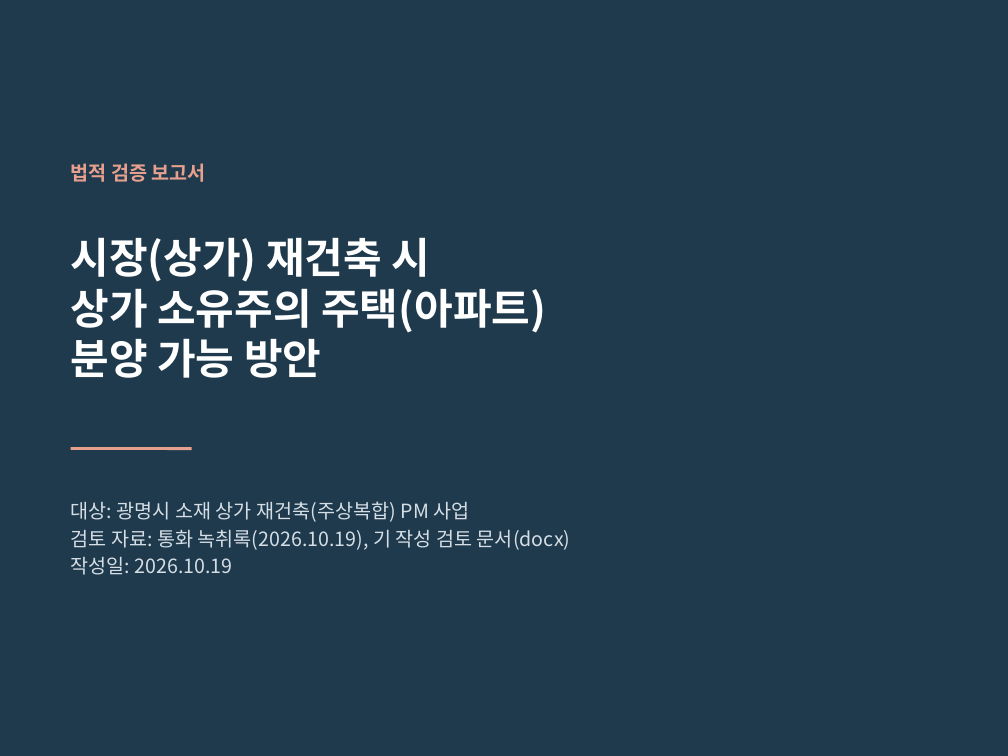
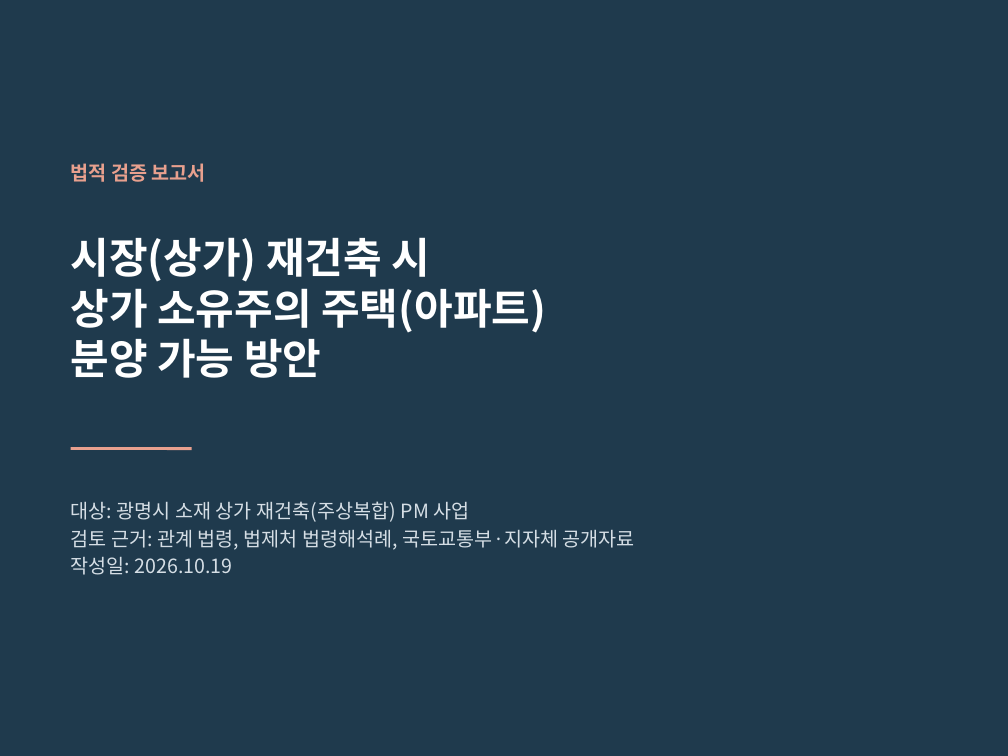
Before and after one commit to ljg719-afk/-, a slide deck: slide 1 of output/시장재건축_상가소유주_주택분양방안_검증보고서_4x3.pptx. Drawn at 1008x756 pixels with LibreOffice and Linux fonts; fonts in the diff are those of the drawing. Boxes give left, top, right and bottom in pixels: in the first picture for what was removed or moved away, otherwise in the second. Text is boxed around its words. In the diff, an @@ line names an element or a change of style, - is before the commit and + after.

```diff
--- a/output/시장재건축_상가소유주_주택분양방안_검증보고서_4x3.pptx
+++ b/output/시장재건축_상가소유주_주택분양방안_검증보고서_4x3.pptx
@@ text at (71,530,635,550): text changed @@
-검토 자료: 통화 녹취록(2026.10.19), 기 작성 검토 문서(docx)
+검토 근거: 관계 법령, 법제처 법령해석례, 국토교통부·지자체 공개자료
```
Also in this commit, not shown: 6 other slides changed.
